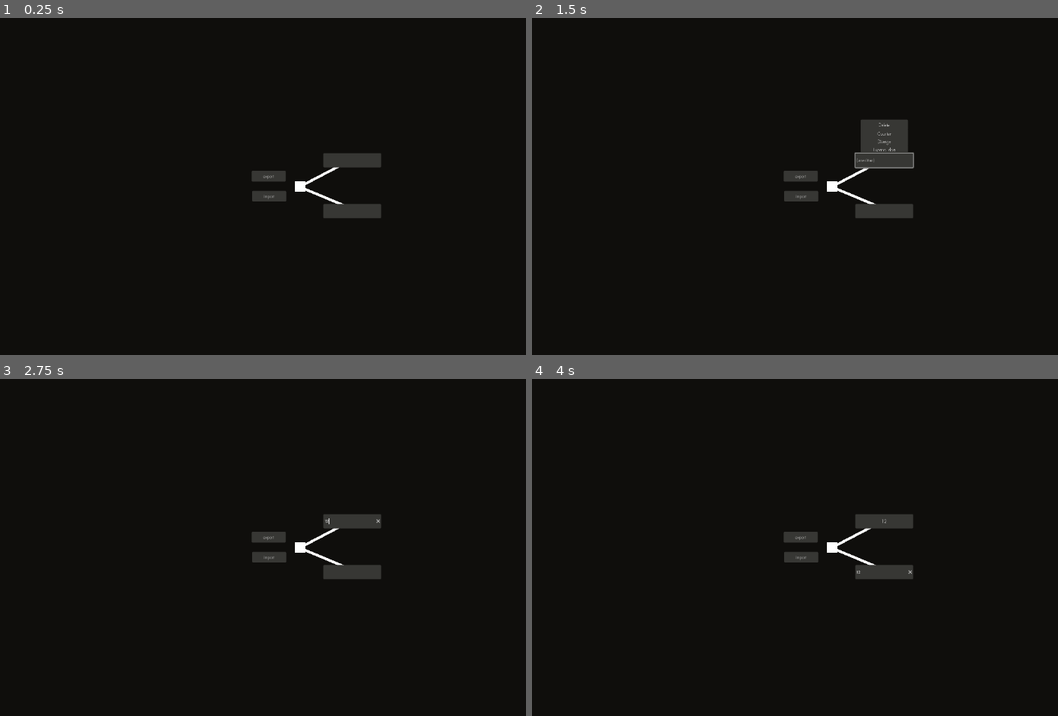
Above: before the commit, frames 1-4 (two rows, left to right).
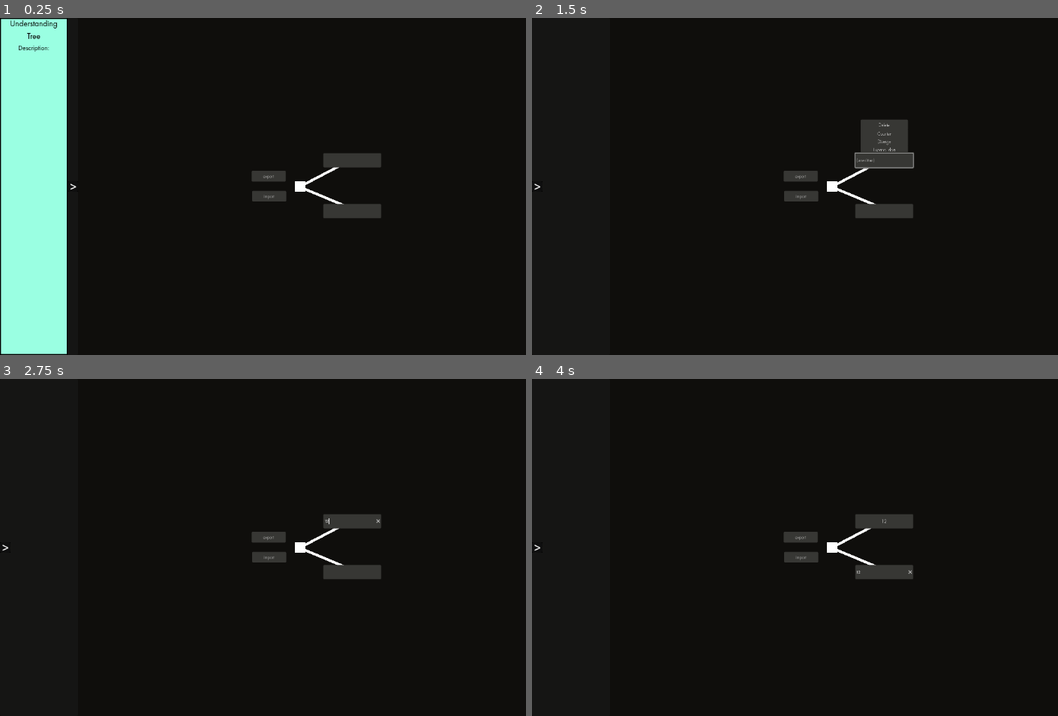
Above: after the commit, the same moments.

Repository: eqgy/understandingtree
Game: Godot game, scene res://understanding tree.tscn
Two runs of this game, one before a commit and one after it. Both use one fixed random seed, a clock stepped at 60 frames per second and the inputs below.
Inputs (mouse positions are in pixels of both pictures, inside the frame that each line leads up to):
- Up to frame 1 (0.25 s): no input
- Up to frame 2 (1.5 s): click (605, 186) at 0.52 s; click (884, 159) at 1.25 s
- Up to frame 3 (2.75 s): click (352, 520) at 2.02 s; type "12" at 2.1 s
- Up to frame 4 (4 s): click (884, 571) at 2.75 s; click (884, 571) at 3.52 s; type "12" at 3.6 s

The runs differ from the first frame. In frame 1, 13% of the frame differs, in the area x 0-15%, y 0-100%; in frame 2, less than 0.1%; in frame 3, less than 0.1%; in frame 4, less than 0.1%.

Commit message:
Sidebar integrated

Diff:
--- /dev/null
+++ b/application iterations/iteration 1/sidebar.gd
@@ -0,0 +1,13 @@
+extends PanelContainer
+
+@onready var menu = $MarginContainer/HBoxContainer/VBoxContainer
+@onready var panel = $MarginContainer/Panel
+
+func _ready():
+	menu.visible = true
+	panel.visible = true
+
+func _on_button_pressed():
+	var wasClosed = menu.visible == false
+	panel.visible = wasClosed
+	menu.visible = wasClosed
--- /dev/null
+++ b/application iterations/iteration 1/sidebar.tscn
@@ -0,0 +1,99 @@
+[gd_scene load_steps=5 format=3 uid="uid://bar48iu70ca17"]
+
+[ext_resource type="Script" path="res://sidebar.gd" id="1_bebx6"]
+[ext_resource type="Theme" uid="uid://bosbvfdtv48xf" path="res://node theme.tres" id="1_unxxk"]
+
+[sub_resource type="StyleBoxFlat" id="StyleBoxFlat_b6c07"]
+bg_color = Color(0.602024, 1, 0.883883, 1)
+border_width_left = 2
+border_width_top = 2
+border_width_right = 2
+border_width_bottom = 2
+border_color = Color(0, 0, 0, 1)
+
+[sub_resource type="StyleBoxFlat" id="StyleBoxFlat_umero"]
+bg_color = Color(0, 0, 0, 1)
+
+[node name="Node2D" type="PanelContainer"]
+anchors_preset = 9
+anchor_bottom = 1.0
+offset_right = 135.0
+grow_vertical = 2
+script = ExtResource("1_bebx6")
+
+[node name="MarginContainer" type="MarginContainer" parent="."]
+custom_minimum_size = Vector2(100, 0)
+layout_mode = 2
+
+[node name="Panel" type="Panel" parent="MarginContainer"]
+custom_minimum_size = Vector2(130, 300)
+layout_mode = 2
+size_flags_horizontal = 0
+size_flags_stretch_ratio = 0.0
+theme_override_styles/panel = SubResource("StyleBoxFlat_b6c07")
+
+[node name="HBoxContainer" type="HBoxContainer" parent="MarginContainer"]
+custom_minimum_size = Vector2(150, 0)
+layout_mode = 2
+theme_override_constants/separation = 0
+
+[node name="VBoxContainer" type="VBoxContainer" parent="MarginContainer/HBoxContainer"]
+custom_minimum_size = Vector2(130, 0)
+layout_mode = 2
+
+[node name="Label" type="Label" parent="MarginContainer/HBoxContainer/VBoxContainer"]
+layout_mode = 2
+theme = ExtResource("1_unxxk")
+theme_override_colors/font_color = Color(0, 0, 0, 1)
+text = "Understanding
+Tree"
+horizontal_alignment = 1
+
+[node name="Label2" type="Label" parent="MarginContainer/HBoxContainer/VBoxContainer"]
+layout_mode = 2
+theme = ExtResource("1_unxxk")
+theme_override_colors/font_color = Color(0, 0, 0, 1)
+theme_override_font_sizes/font_size = 13
+text = "Description:
+"
+horizontal_alignment = 1
+
+[node name="MarginContainer" type="MarginContainer" parent="MarginContainer/HBoxContainer/VBoxContainer"]
+layout_mode = 2
+theme_override_constants/margin_left = 5
+theme_override_constants/margin_right = 5
+
+[node name="Label" type="Label" parent="MarginContainer/HBoxContainer/VBoxContainer/MarginContainer"]
+layout_mode = 2
+theme_override_colors/font_color = Color(0, 0, 0, 1)
+theme_override_font_sizes/font_size = 13
+
+[node name="VBoxContainer2" type="VBoxContainer" parent="MarginContainer/HBoxContainer"]
+layout_mode = 2
+
+[node name="Panel" type="Panel" parent="MarginContainer/HBoxContainer/VBoxContainer2"]
+custom_minimum_size = Vector2(20, 20)
+layout_mode = 2
+size_flags_horizontal = 4
+size_flags_vertical = 6
+theme_override_styles/panel = SubResource("StyleBoxFlat_umero")
+
+[node name="Button" type="Button" parent="MarginContainer/HBoxContainer/VBoxContainer2/Panel"]
+layout_mode = 1
+anchors_preset = 15
+anchor_right = 1.0
+anchor_bottom = 1.0
+grow_horizontal = 2
+grow_vertical = 2
+
+[node name="Label" type="Label" parent="MarginContainer/HBoxContainer/VBoxContainer2/Panel"]
+layout_mode = 0
+offset_left = -12.0
+offset_top = -6.0
+offset_right = 28.0
+offset_bottom = 26.0
+theme_override_font_sizes/font_size = 23
+text = " >"
+horizontal_alignment = 1
+
+[connection signal="pressed" from="MarginContainer/HBoxContainer/VBoxContainer2/Panel/Button" to="." method="_on_button_pressed"]
--- a/application iterations/iteration 1/understanding tree.tscn
+++ b/application iterations/iteration 1/understanding tree.tscn
@@ -1,10 +1,11 @@
-[gd_scene load_steps=6 format=3 uid="uid://b1406qdf4gdrf"]
+[gd_scene load_steps=7 format=3 uid="uid://b1406qdf4gdrf"]
 
 [ext_resource type="Script" path="res://camera_2d.gd" id="1_8jth8"]
 [ext_resource type="PackedScene" uid="uid://biijdxa5vbai2" path="res://a node.tscn" id="2_7kbvo"]
 [ext_resource type="Script" path="res://tree functions.gd" id="2_eq62t"]
 [ext_resource type="Theme" uid="uid://bosbvfdtv48xf" path="res://node theme.tres" id="2_jsh6r"]
 [ext_resource type="Script" path="res://import.gd" id="5_jq0ef"]
+[ext_resource type="PackedScene" uid="uid://bar48iu70ca17" path="res://sidebar.tscn" id="6_e72sf"]
 
 [node name="Node2D" type="Node2D"]
 texture_filter = 4
@@ -71,5 +72,9 @@
 "
 script = ExtResource("5_jq0ef")
 
+[node name="CanvasLayer2" type="CanvasLayer" parent="."]
+
+[node name="Node2D" parent="CanvasLayer2" instance=ExtResource("6_e72sf")]
+
 [connection signal="file_selected" from="CanvasLayer/FileDialog" to="THE UNDERSTANDING TREE/the start" method="_on_file_dialog_file_selected"]
 [connection signal="pressed" from="THE UNDERSTANDING TREE/the start/export" to="THE UNDERSTANDING TREE/the start" method="_on_export_pressed"]
